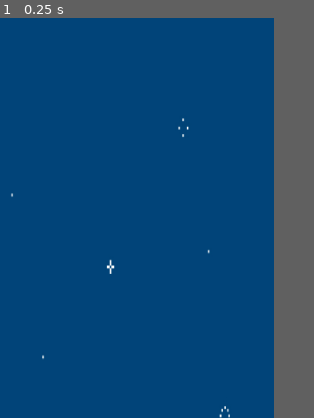
Above: before the commit, frame 1.
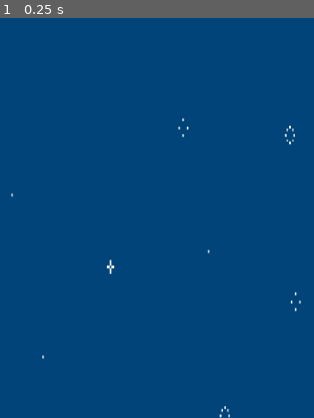
Above: after the commit, the same moment.

Repository: catarinaflores/NyanCat
Game: Godot game, scene res://scenes/main.tscn
The game is run twice, just before and just after one commit, with the same random seed, the same clock (stepped at 60 frames per second) and the same inputs.
Inputs:
- Up to frame 1 (0.25 s): no input
The pictures show only the part of the screen within x 50-100%, y 40-90%; the shares and areas given below are measured in that part.
In our replay, the window is 600x800 before the commit and 640x800 after it. These sizes can differ from the game's own. Grey fills any space a smaller window leaves; there, only what the larger window draws over its background counts as a difference.

The runs differ from the first frame. In frame 1, less than 0.1% of the frame differs, in the area x 90-96%, y 26-74%.

Commit message:
start main script

Diff:
--- a/game_manager.gd
+++ b/game_manager.gd
@@ -1 +1,3 @@
 extends Node
+
+var score = 0
--- a/project.godot
+++ b/project.godot
@@ -21,7 +21,7 @@
 
 [display]
 
-window/size/viewport_width=750
+window/size/viewport_width=800
 window/size/viewport_height=1000
 window/stretch/mode="viewport"
 
--- /dev/null
+++ b/scenes/main.gd
@@ -0,0 +1,34 @@
+extends Node
+
+var game_running: bool
+var game_over: bool
+var screen_size: Vector2
+var rainbows: Array
+const RAINBOW_DELAY: int = 100
+const RAINBOW_RANGE: int = 200
+@onready var cat = %Player
+
+
+
+# Called when the node enters the scene tree for the first time.
+func _ready():
+	screen_size = get_window().size
+	new_game()
+
+func new_game() -> void:
+	game_running = false
+	game_over = false
+	GameManager.score = 0
+	cat.reset()
+
+func _input(event) -> void:
+	if game_over== false:
+		if Input.is_action_just_pressed("fly"):
+			if game_running == false:
+				game_running = true
+
+
+
+# Called every frame. 'delta' is the elapsed time since the previous frame.
+func _process(delta):
+	pass
--- a/scenes/main.tscn
+++ b/scenes/main.tscn
@@ -1,9 +1,11 @@
-[gd_scene load_steps=3 format=3 uid="uid://ryrpmj54sows"]
+[gd_scene load_steps=4 format=3 uid="uid://ryrpmj54sows"]
 
 [ext_resource type="Texture2D" uid="uid://bblcu7cc3jfpp" path="res://assets/background.jpg" id="1_i7j24"]
+[ext_resource type="Script" path="res://scenes/main.gd" id="1_toggn"]
 [ext_resource type="PackedScene" uid="uid://d3rqu2ojdopxn" path="res://scenes/player.tscn" id="2_u6ihe"]
 
 [node name="Main" type="Node"]
+script = ExtResource("1_toggn")
 
 [node name="Sprite2D" type="Sprite2D" parent="."]
 position = Vector2(352, 504.5)
@@ -11,3 +13,4 @@
 texture = ExtResource("1_i7j24")
 
 [node name="Player" parent="." instance=ExtResource("2_u6ihe")]
+unique_name_in_owner = true
--- a/scenes/rainbows.tscn
+++ b/scenes/rainbows.tscn
@@ -1,14 +1,33 @@
-[gd_scene load_steps=2 format=3 uid="uid://mah7o2s1apb8"]
+[gd_scene load_steps=4 format=3 uid="uid://mah7o2s1apb8"]
 
 [ext_resource type="Texture2D" uid="uid://chj5ak2k3bk0q" path="res://assets/obstacle.png" id="1_0kt8v"]
+
+[sub_resource type="RectangleShape2D" id="RectangleShape2D_ha34p"]
+size = Vector2(139, 588)
+
+[sub_resource type="RectangleShape2D" id="RectangleShape2D_j8c7d"]
+size = Vector2(139, 588)
 
 [node name="Rainbows" type="Node2D"]
 
 [node name="TopRainbow" type="Area2D" parent="."]
 
 [node name="Sprite2D" type="Sprite2D" parent="TopRainbow"]
-position = Vector2(0, -300)
+position = Vector2(0, -450)
 rotation = 1.5708
 texture = ExtResource("1_0kt8v")
 
+[node name="CollisionShape2D" type="CollisionShape2D" parent="TopRainbow"]
+position = Vector2(11.5, -450)
+shape = SubResource("RectangleShape2D_ha34p")
+
 [node name="BottomRainbow" type="Area2D" parent="."]
+
+[node name="Sprite2D" type="Sprite2D" parent="BottomRainbow"]
+position = Vector2(0, 450)
+rotation = 1.5708
+texture = ExtResource("1_0kt8v")
+
+[node name="CollisionShape2D" type="CollisionShape2D" parent="BottomRainbow"]
+position = Vector2(11.5, 450)
+shape = SubResource("RectangleShape2D_j8c7d")
